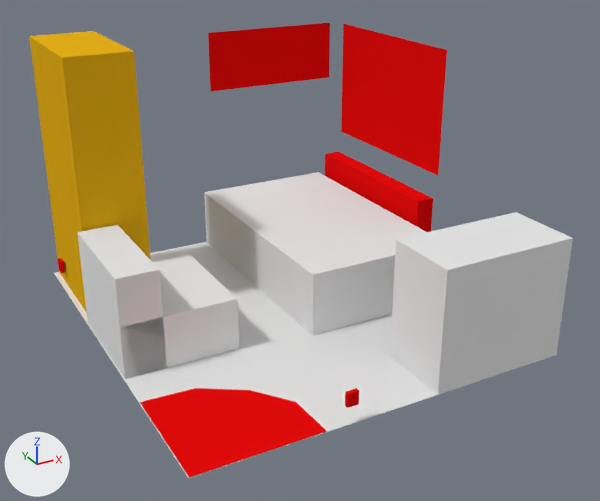
Before and after pictures for a commit that changed the Blender file projects/room_simple.blend.
One viewpoint serves both versions: a 50 mm lens placed at (-5.35, -10.33, 6.11), pointed at (0.08, -0.46, 1.18). Lighting does not change. The marker at lower left points along +X, +Y and +Z.

Names of what the first picture shows: 'ikkuna1', 'ikkuna2', 'kaappi', 'lattia', 'ovi', 'patteri', 'sanky', 'tuoli', 'tyopoyta'.
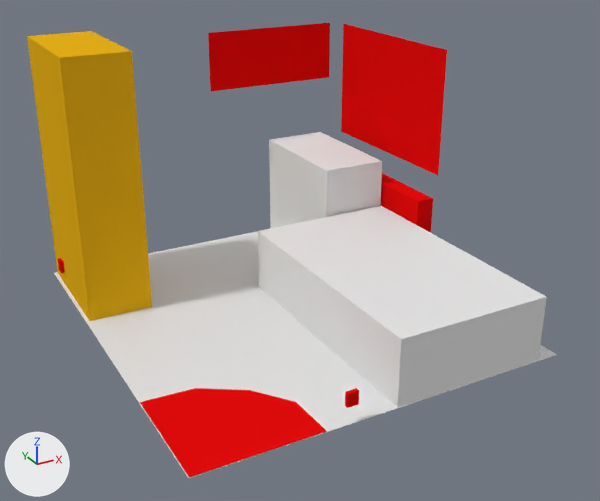
Edits to the bpy script that builds the scene:
```text
Change ob_tuoli:
    ob_tuoli.location: (-1.94, 0.14, 0.4) -> (-6.46, 0.14, 0.4)
    add ob_tuoli.hide_viewport = True
Change ob_tyopoyta:
    ob_tyopoyta.rotation_euler: (0.0, 0.0, 1.571) -> (0.0, 0.0, 0.0)  # degrees (0, 0, 90) -> degrees (0, 0, 0)
    ob_tyopoyta.location: (1.74, -2.54, 0.9) -> (1.91, 2.0, 0.9)
Change ob_kaappi:
    ob_kaappi.location: (-2.21, 2.07, 2.0) -> (-2.24, 2.08, 2.0)
Change ob_sanky:
    ob_sanky.location: (1.22, 1.05, 0.5) -> (1.26, -1.09, 0.5)
```

What differs and where, as boxes (x1, y1, x2, y2) in the pictures (600 x 501 px):
'sanky', moved
    before: (204, 172, 426, 336)
    after: (258, 206, 547, 408)
'tyopoyta', moved, turned
    before: (390, 212, 573, 394)
    after: (269, 132, 382, 228)
'kaappi', moved
    before: (29, 31, 151, 313)
    after: (27, 31, 152, 321)
'tuoli', hidden
    before: (77, 225, 239, 379)
